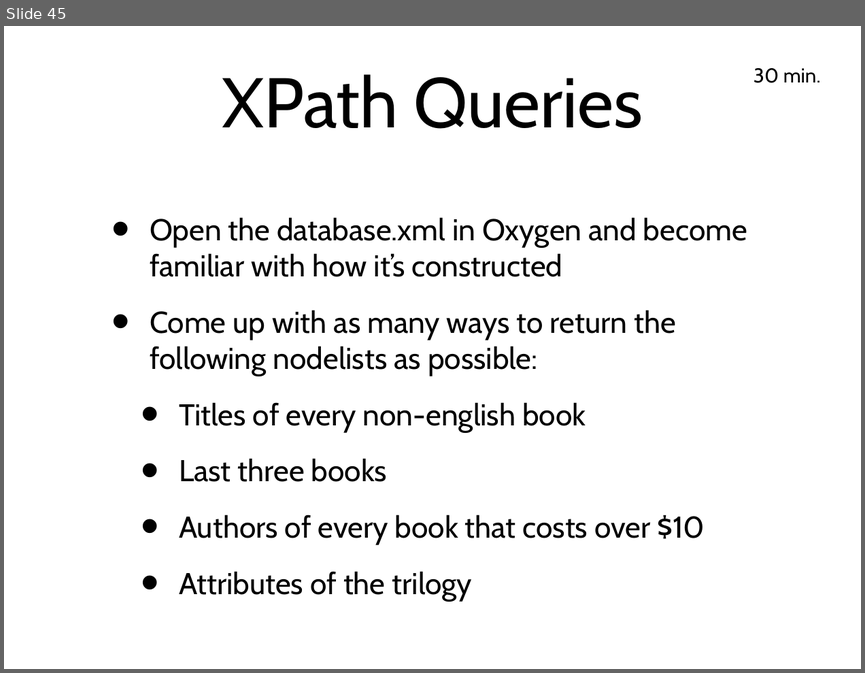
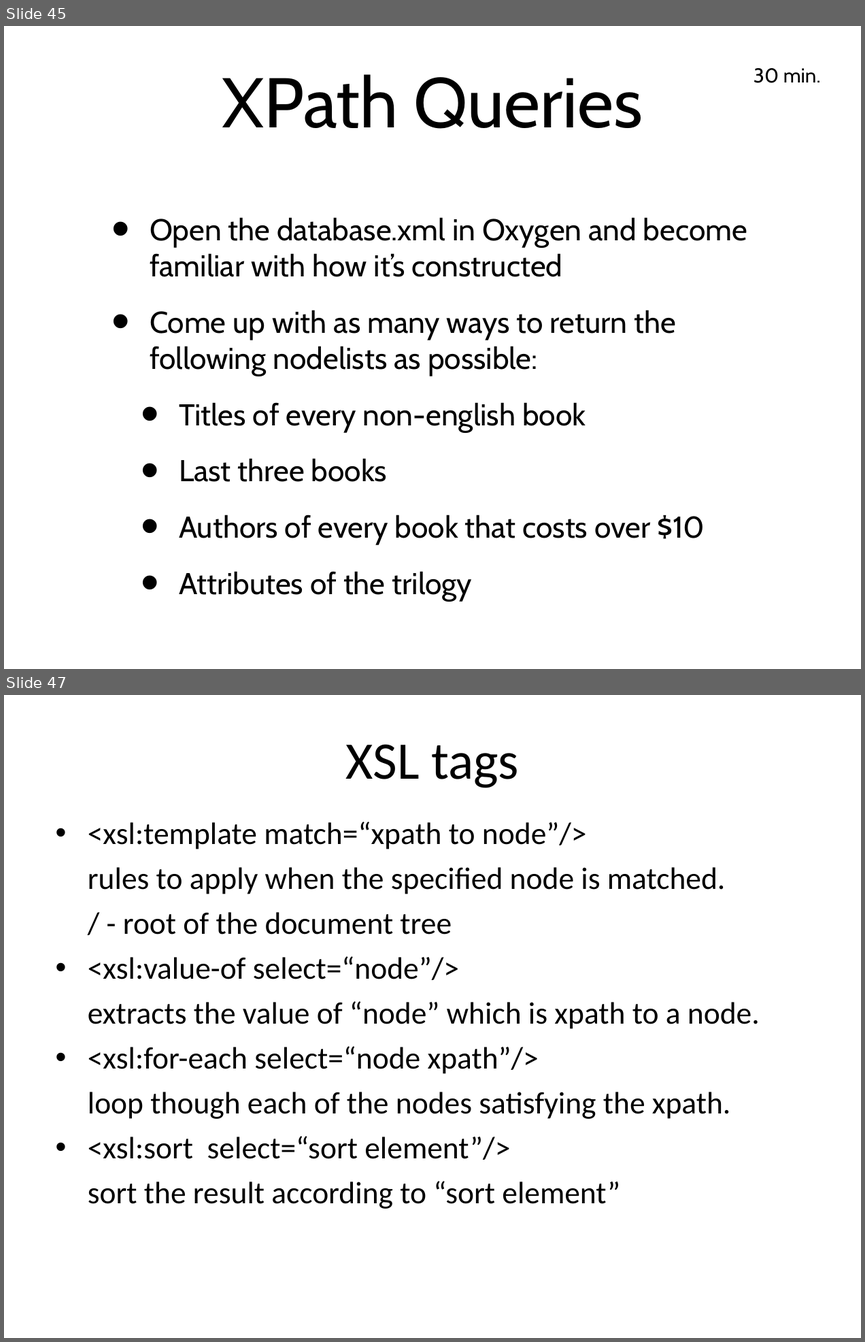
Before and after one commit to tathougies/zynx-se-bootcamp, a slide deck: xml/xml-schema-xpath.ppt. Shown one above the other, each under a label of ours: slide 45 before the commit, slides 45 and 47 after it; the slides between them are not shown. The pictures are 865x673 and 865x1342 pixels, drawn with LibreOffice and Linux fonts; fonts in the diff are those of the drawing. Boxes give left, top, right and bottom in pixels: in the first picture for what was removed or moved away, otherwise in the second. Text is boxed around its words. In the diff, an @@ line names an element or a change of style, - is before the commit and + after.

```diff
--- a/xml/xml-schema-xpath.ppt
+++ b/xml/xml-schema-xpath.ppt
@@ slide 47 added at box(4, 695, 861, 1338), background #FFFFFF @@
@@ title added at box(346, 744, 519, 788), 63 pt, text #000000 @@
+XSL tags
@@ text added at box(88, 821, 759, 1208), 37 pt, text #000000 @@
+• <xsl:template match=“xpath to node”/>
+rules to apply when the specified node is matched.
+/ - root of the document tree
+• <xsl:value-of select=“node”/>
+extracts the value of “node” which is xpath to a node.
+• <xsl:for-each select=“node xpath”/>
+loop though each of the nodes satisfying the xpath.
+• <xsl:sort select=“sort element”/>
+sort the result according to “sort element”
```
Also in this commit, not shown: 37 other slides added, 1 other file.
